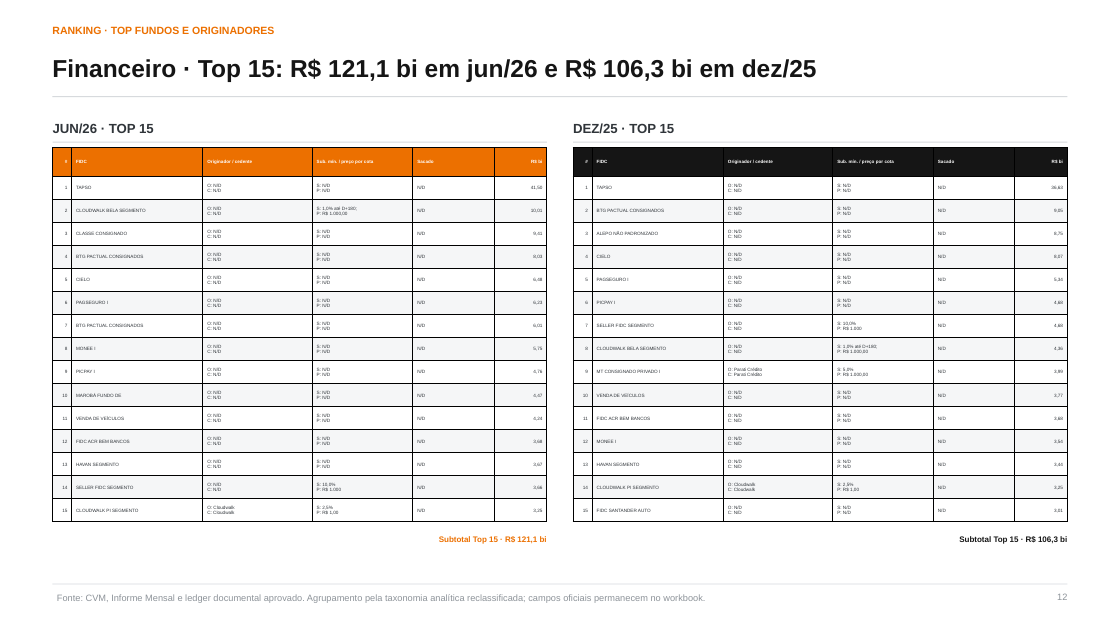
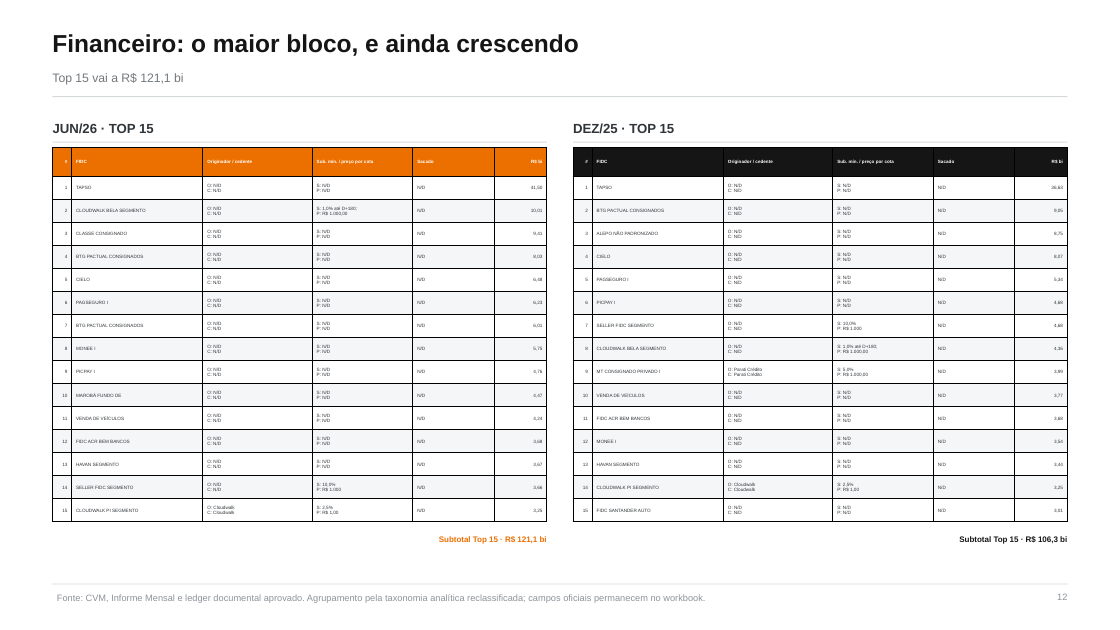
Before and after one commit to abalroar/fidc, a slide deck: slide 12 of data/industry_study/generated_revision/industry_executive_revised.pptx. Drawn at 1120x630 pixels with LibreOffice and Linux fonts; fonts in the diff are those of the drawing. Boxes give left, top, right and bottom in pixels: in the first picture for what was removed or moved away, otherwise in the second. Text is boxed around its words. In the diff, an @@ line names an element or a change of style, - is before the commit and + after.

```diff
--- a/data/industry_study/generated_revision/industry_executive_revised.pptx
+++ b/data/industry_study/generated_revision/industry_executive_revised.pptx
@@ text "Financeiro: o maior bloco, e ..." at [52,34,579,56]: vertical alignment top to middle @@
@@ text at [52,34,579,56]: text changed; size 9 to 21 pt; text colour #EC7000 to #151515 @@
-RANKING · TOP FUNDOS E ORIGINADORES
+Financeiro: o maior bloco, e ainda crescendo
@@ text at [52,73,183,85]: text changed; size 21 to 10.5 pt; text colour #151515 to #73787D; bold off @@
-Financeiro · Top 15: R$ 121,1 bi em jun/26 e R$ 106,3 bi em dez/25
+Top 15 vai a R$ 121,1 bi
```
Also in this commit, not shown: 16 other slides changed, 17 other files.
